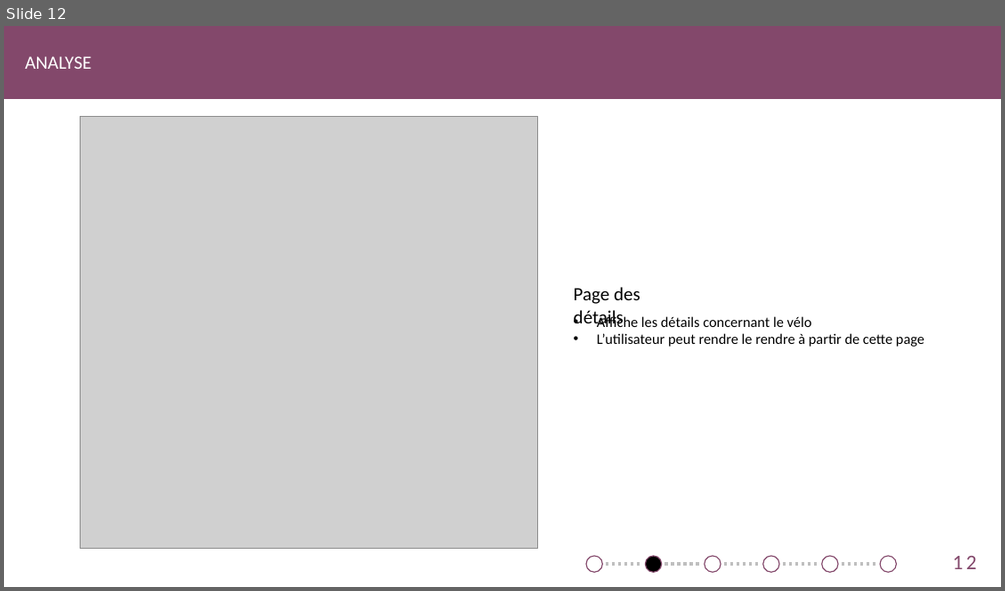
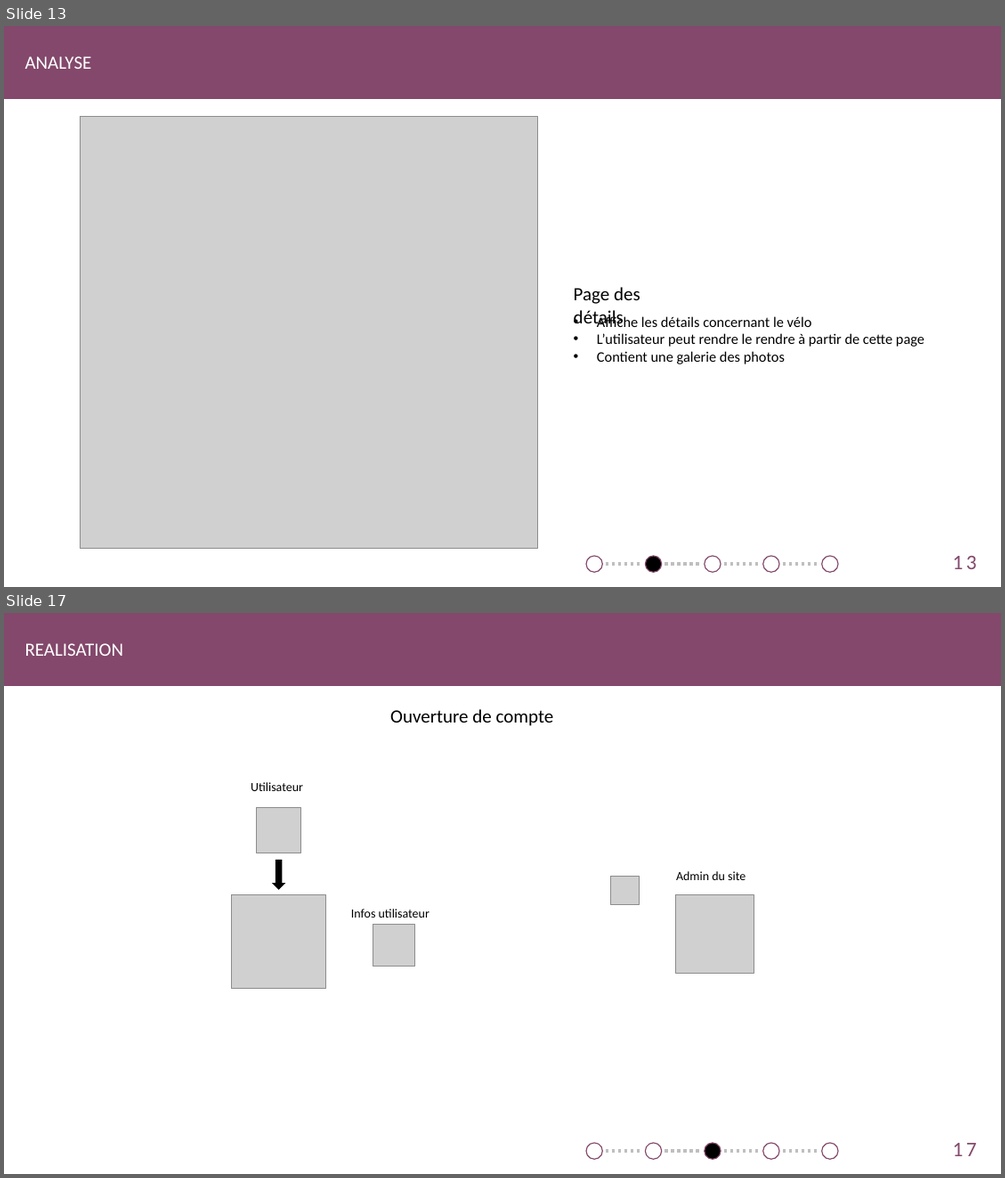
Before and after one commit to SweetDjsnow/TPI_GitHub, a slide deck: Documentation/Found Your Bike.pptx. Shown one above the other, each under a label of ours: slide 12 before the commit, slides 13 and 17 after it; the slides between them are not shown. The pictures are 1005x591 and 1005x1178 pixels, drawn with LibreOffice and Linux fonts; fonts in the diff are those of the drawing; grey boxes stand for pictures. Boxes give left, top, right and bottom in pixels: in the first picture for what was removed or moved away, otherwise in the second. Text is boxed around its words. In the diff, an @@ line names an element or a change of style, - is before the commit and + after.

```diff
--- a/Documentation/Found Your Bike.pptx
+++ b/Documentation/Found Your Bike.pptx
@@ slide 17 added at (x1=4, y1=613, x2=1001, y2=1174), background #FFFFFF @@
@@ rectangle added at (x1=4, y1=613, x2=1001, y2=686), fill #83486B, outline #83486B 1 pt @@
@@ text added at (x1=25, y1=643, x2=124, y2=656), 18 pt, text #FFFFFF @@
+REALISATION
@@ text added at (x1=390, y1=709, x2=554, y2=726), 18 pt, text #000000 @@
+Ouverture de compte
@@ text added at (x1=251, y1=782, x2=303, y2=791), 12 pt, text #000000 @@
+Utilisateur
@@ picture added at (x1=256, y1=807, x2=301, y2=852) @@
@@ down arrow added at (x1=273, y1=860, x2=284, y2=889), fill #000000, outline #000000 1 pt @@
@@ picture added at (x1=610, y1=876, x2=639, y2=904) @@
@@ text added at (x1=676, y1=871, x2=745, y2=880), 12 pt, text #000000 @@
+Admin du site
@@ picture added at (x1=232, y1=895, x2=325, y2=989) @@
@@ picture added at (x1=676, y1=895, x2=754, y2=973) @@
@@ text added at (x1=351, y1=908, x2=429, y2=917), 12 pt, text #000000 @@
+Infos utilisateur
@@ picture added at (x1=372, y1=925, x2=414, y2=966) @@
@@ ellipse added at (x1=587, y1=1143, x2=603, y2=1159), fill #FFFFFF, outline #83486B 1 pt @@
@@ ellipse added at (x1=646, y1=1143, x2=662, y2=1159), fill #FFFFFF, outline #83486B 1 pt @@
@@ ellipse added at (x1=704, y1=1143, x2=721, y2=1159), fill #000000, outline #83486B 1 pt @@
@@ ellipse added at (x1=763, y1=1143, x2=779, y2=1159), fill #FFFFFF, outline #83486B 1 pt @@
@@ ellipse added at (x1=822, y1=1143, x2=839, y2=1159), fill #FFFFFF, outline #83486B 1 pt @@
@@ page number added at (x1=953, y1=1143, x2=977, y2=1156), 20 pt, text #83486B @@
+17
@@ line added from (606, 1151) to (642, 1151), #BFBFBF 3 pt dashed @@
@@ line added from (665, 1151) to (701, 1151), #BFBFBF 3 pt dashed @@
@@ line added from (724, 1151) to (760, 1151), #BFBFBF 3 pt dashed @@
@@ line added from (783, 1151) to (818, 1151), #BFBFBF 3 pt dashed @@
@@ what was slide 12 is now slide 13 @@
@@ slide 13 changed as well @@
@@ text at (x1=597, y1=351, x2=785, y2=364): paragraph added @@
+• Contient une galerie des photos
@@ ellipse removed at (x1=881, y1=556, x2=897, y2=572) @@
@@ page number at (x1=953, y1=556, x2=977, y2=569): text changed @@
-12
+13
@@ line removed from (841, 564) to (877, 564) @@
```
Also in this commit, not shown: 11 other slides changed, 7 other slides added, 2 other files.
